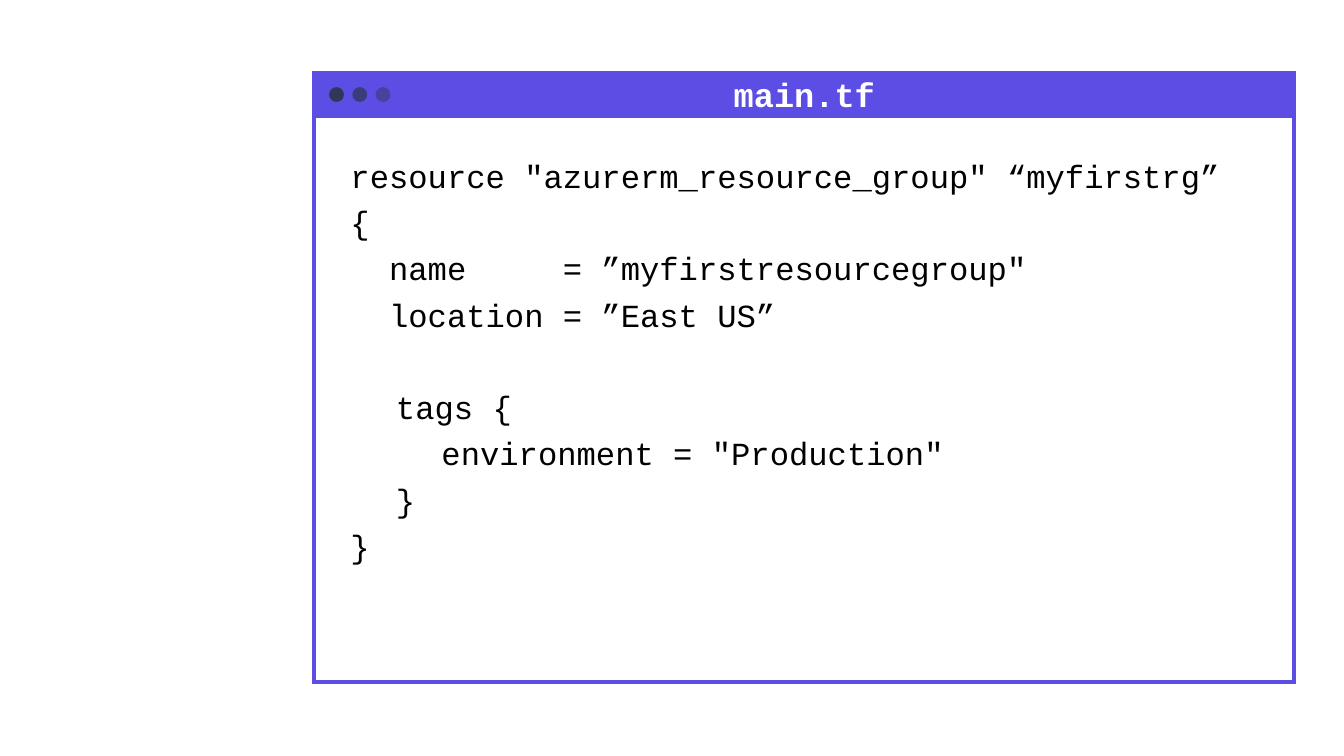
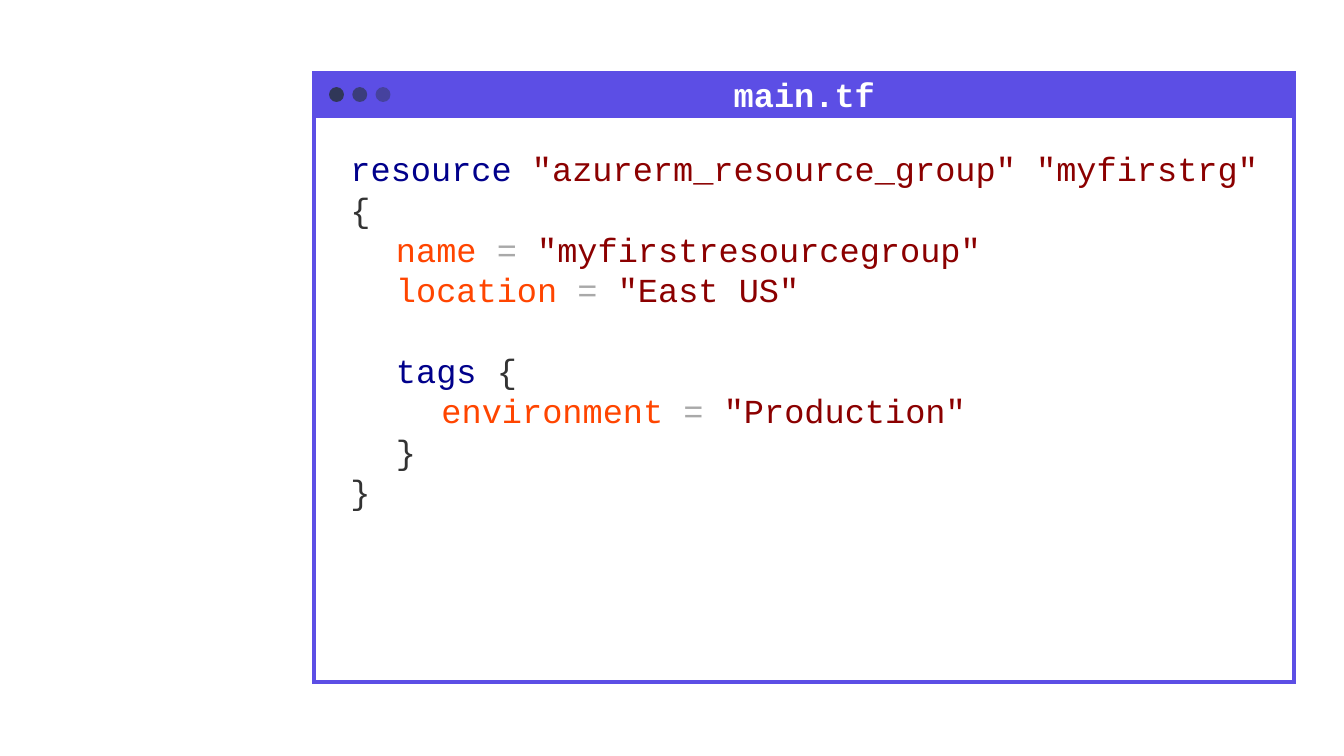
Before and after one commit to grove-mountain/azure-workshop-training, a slide deck: slide 24 of Slides/Azure and Terraform Workshop - Chapter 2.pptx. Drawn at 1344x756 pixels with LibreOffice and Linux fonts; fonts in the diff are those of the drawing; background and template pictures are left out. Boxes give left, top, right and bottom in pixels: in the first picture for what was removed or moved away, otherwise in the second. Text is boxed around its words. In the diff, an @@ line names an element or a change of style, - is before the commit and + after.

Commit message:
Major cleanup/test of entire slide deck.  Removed all references to AWS.  Updated all code examples with color, and Consolas font.  Added instructions on workstation setup.  The course can be taught using VSC with terraform plugins.

```diff
--- a/Slides/Azure and Terraform Workshop - Chapter 2.pptx
+++ b/Slides/Azure and Terraform Workshop - Chapter 2.pptx
@@ text at (350,157,1258,303): text changed; size 23 to 24 pt; text colour #000000 to #8B0000 @@
-resource "azurerm_resource_group" “myfirstrg” {
-name = ”myfirstresourcegroup"
-location = ”East US”
+resource "azurerm_resource_group" "myfirstrg" {
+name = "myfirstresourcegroup"
+location = "East US"
@@ text at (396,360,966,424): size 23 to 24 pt in "tags {", "environment = "Production"", "}", "}"; text colour #000000 to #00008B in "tags"; text colour #000000 to #333333 in "{", "}", "}"; text colour #000000 to #FF4500 in "environment"; text colour #000000 to #A9A9A9 in "="; text colour #000000 to #8B0000 in ""Production""; line spacing 1.2 to 1 @@
```
Also in this commit, not shown: 33 other slides changed, 2 slides removed, 2 other files.
